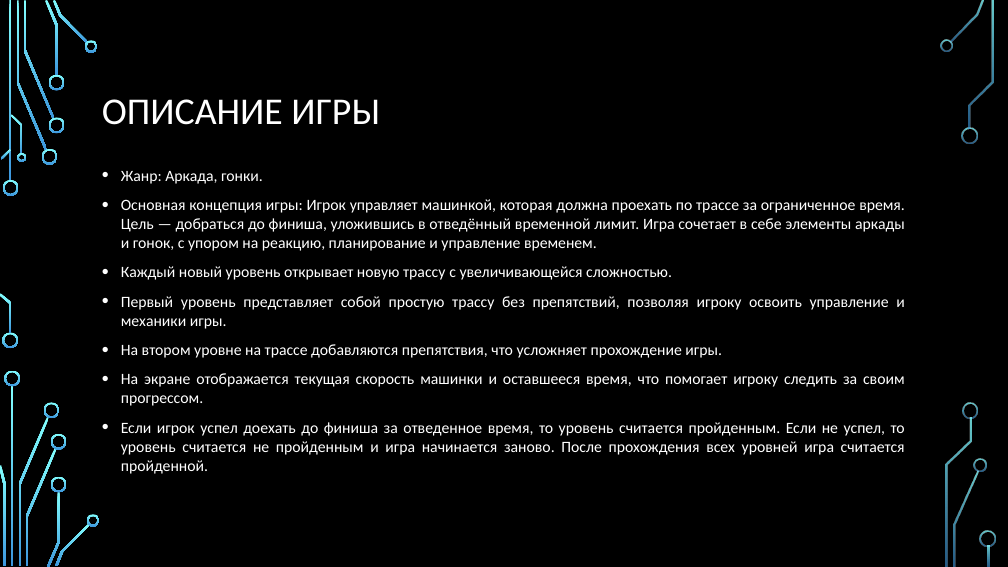
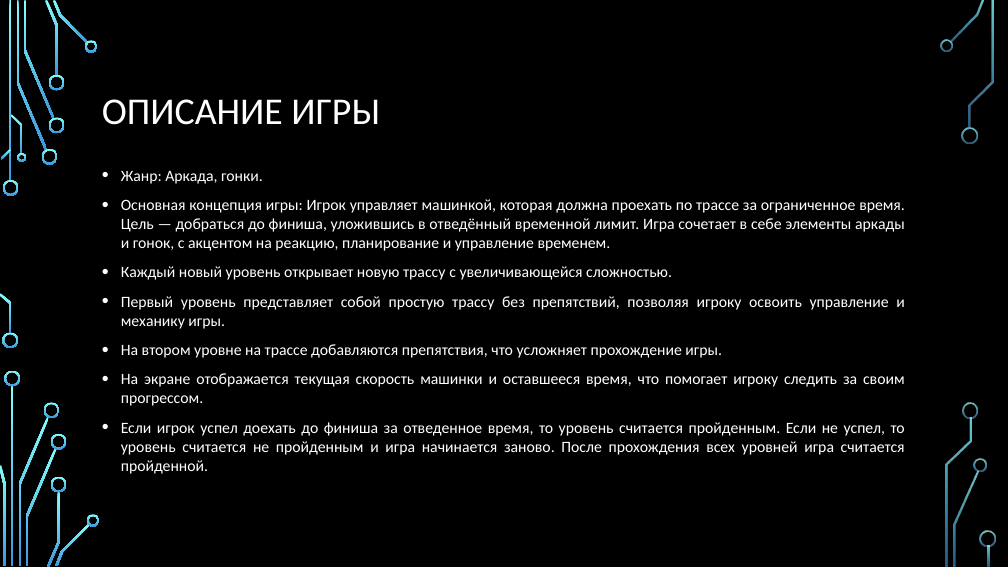
Before and after one commit to Vento106/yandex_lyceum, a slide deck: slide 3 of PyGame_CarGame/Презентация.pptx. Drawn at 1008x567 pixels with LibreOffice and Linux fonts; fonts in the diff are those of the drawing; background and template pictures are left out. Boxes give left, top, right and bottom in pixels: in the first picture for what was removed or moved away, otherwise in the second. Text is boxed around its words. In the diff, an @@ line names an element or a change of style, - is before the commit and + after.

Commit message:
Some fixes

```diff
--- a/PyGame_CarGame/Презентация.pptx
+++ b/PyGame_CarGame/Презентация.pptx
@@ text at (121, 199, 905, 251): text changed @@
-• Основная концепция игры: Игрок управляет машинкой, которая должна проехать по трассе за ограниченное время. Цель — добраться до финиша, уложившись в отведённый временной лимит. Игра сочетает в себе элементы аркады и гонок, с упором на реакцию, планирование и управление временем.
+• Основная концепция игры: Игрок управляет машинкой, которая должна проехать по трассе за ограниченное время. Цель — добраться до финиша, уложившись в отведённый временной лимит. Игра сочетает в себе элементы аркады и гонок, с акцентом на реакцию, планирование и управление временем.
@@ text at (121, 296, 905, 329): text changed @@
-• Первый уровень представляет собой простую трассу без препятствий, позволяя игроку освоить управление и механики игры.
+• Первый уровень представляет собой простую трассу без препятствий, позволяя игроку освоить управление и механику игры.
```
